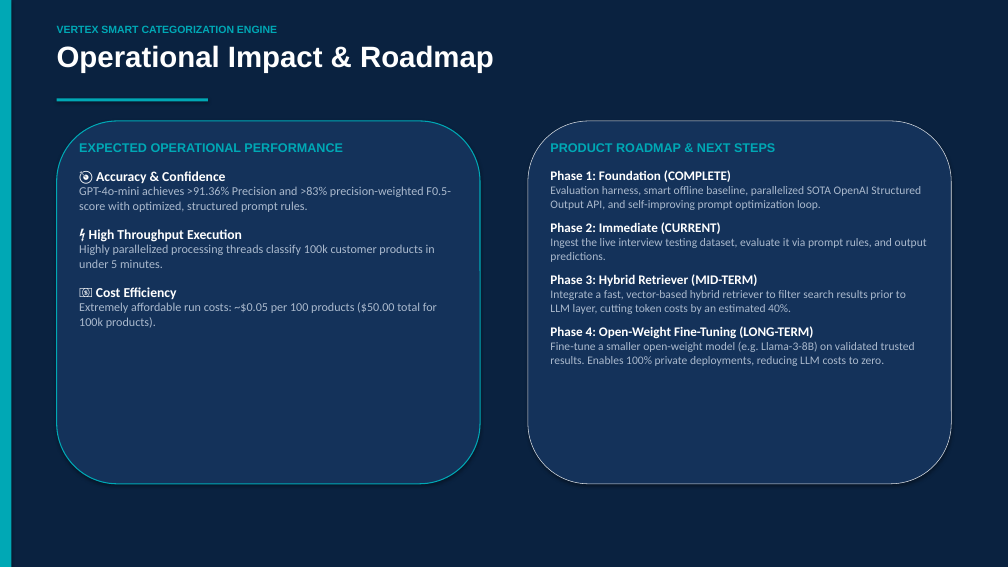
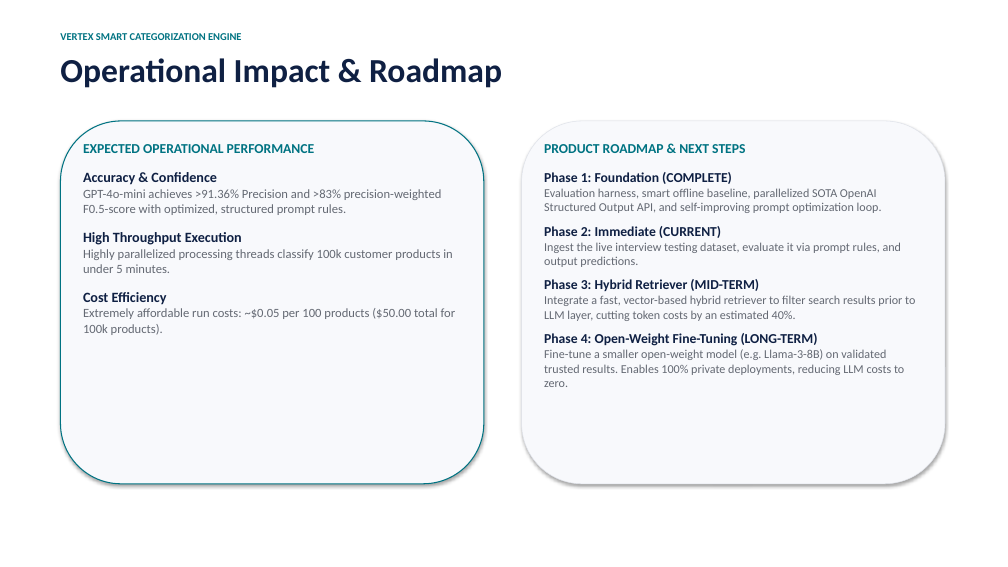
Before and after one commit to rahiakil/tkhome, a slide deck: slide 8 of presentation_slides.pptx. Drawn at 1008x567 pixels with LibreOffice and Linux fonts; fonts in the diff are those of the drawing. Boxes give left, top, right and bottom in pixels: in the first picture for what was removed or moved away, otherwise in the second. Text is boxed around its words. In the diff, an @@ line names an element or a change of style, - is before the commit and + after.

```diff
--- a/presentation_slides.pptx
+++ b/presentation_slides.pptx
@@ background #0A2240 to #FFFFFF @@
@@ rectangle removed at (0,0,11,567) @@
@@ text "VERTEX SMART CATEGORIZATION ENGINE": place and size @@
-text "VERTEX SMART CATEGORIZATION ENGINE" at (57,26,277,33)
+text "VERTEX SMART CATEGORIZATION ENGINE" at (60,33,241,40)
@@ text "VERTEX SMART CATEGORIZATION ENGINE" at (60,33,241,40): font Arial to Calibri, text colour #00A8B5 to #007382 @@
@@ text "Operational Impact & Roadmap": place and size @@
-text "Operational Impact & Roadmap" at (57,45,494,73)
+text "Operational Impact & Roadmap" at (60,58,502,88)
@@ text "Operational Impact & Roadmap" at (60,58,502,88): size 28 to 32 pt, font Arial to Calibri, text colour #FFFFFF to #0F2043 @@
@@ rectangle removed at (57,98,208,101) @@
@@ rounded rectangle added at (60,121,484,484), fill #F8F9FC, outline #007382 1 pt @@
@@ text at (83,144,456,335): text changed; size 13 to 13.5 pt; text colour #FFFFFF to #0F2043 @@
-⚡ High Throughput Execution
+High Throughput Execution
@@ text at (83,144,456,335): size 12 to 13 pt, font Arial to Calibri, text colour #00A8B5 to #007382 in "EXPECTED OPERATIONAL PERFORMANCE"; size 11.5 to 12 pt, text colour #AAB9CD to #646973 in "GPT-4o-mini achieves >91.36% Precision and >83% precision-we ...", "Highly parallelized processing threads classify 100k custome ...", "Extremely affordable run costs: ~$0.05 per 100 ..." @@
@@ rounded rectangle: place and size @@
-rounded rectangle at (57,121,480,484)
+rounded rectangle at (522,121,945,484)
@@ rounded rectangle at (522,121,945,484): fill #14325A to #F8F9FC; outline #00A8B5 1 pt to #E1E4EB 0.5 pt @@
@@ rounded rectangle removed at (528,121,951,484) @@
@@ text "PRODUCT ROADMAP & NEXT STEPS" at (544,144,915,387): size 12 to 13 pt, font Arial to Calibri, text colour #00A8B5 to #007382 in "PRODUCT ROADMAP & NEXT STEPS"; size 12.5 to 13 pt, text colour #FFFFFF to #0F2043 in "Phase 1: Foundation (COMPLETE)", "Phase 2: Immediate (CURRENT)", "Phase 3: Hybrid Retriever (MID-TERM)", "Phase 4: Open-Weight Fine-Tuning (LONG-TERM)"; size 11 to 11.5 pt, text colour #AAB9CD to #646973 in "Evaluation harness, smart offline baseline, parallelized SOT ...", "Ingest the live interview testing dataset, evaluate ...", "Integrate a fast, vector-based hybrid retriever to ...", "Fine-tune a smaller open-weight model (e.g. Llama-3-8B) ..." @@
@@ text at (83,172,217,185): text changed; size 13 to 13.5 pt; text colour #FFFFFF to #0F2043 @@
-🎯 Accuracy & Confidence
+Accuracy & Confidence
@@ text at (83,292,167,305): text changed; size 13 to 13.5 pt; text colour #FFFFFF to #0F2043 @@
-💵 Cost Efficiency
+Cost Efficiency
```
Also in this commit, not shown: 7 other slides changed, 3 other files.
